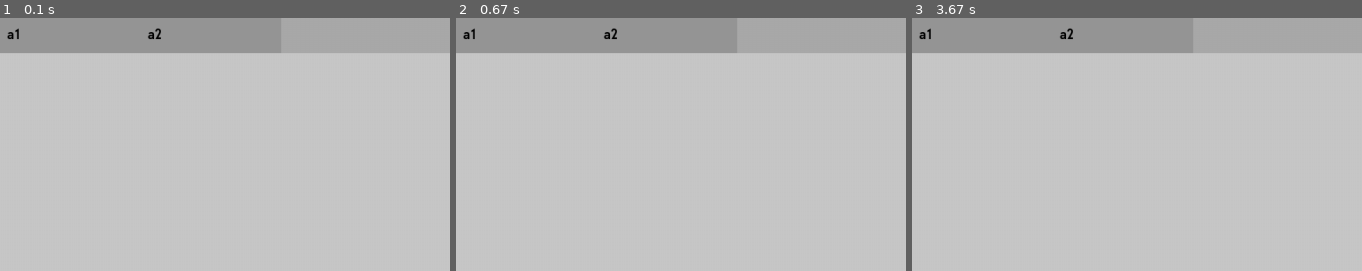
Above: before the commit, frames 1-3 (left to right).
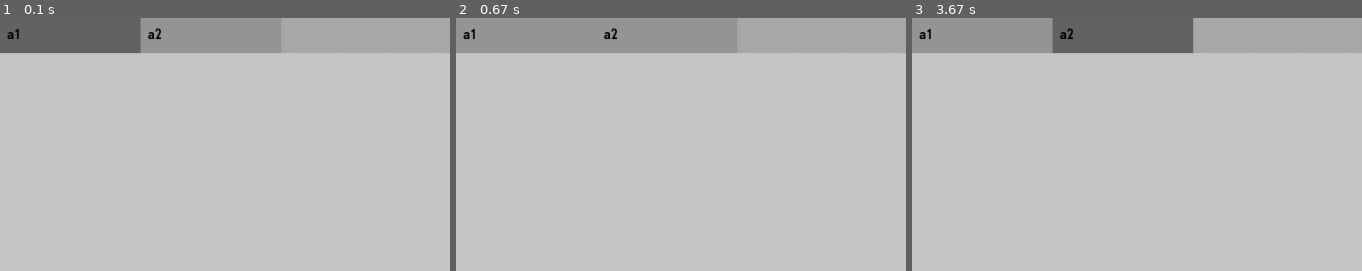
Above: after the commit, the same moments.

Repository: ExtraMobs/PyScratch
Game: pygame game, started from main.py
Same seed, same stepped clock (60 frames per second), same inputs: the game is played once before the commit and once after it.
Inputs (mouse positions are % of the whole screen's width and height, from its top left):
- Up to frame 1 (0.1 s): no input
- Up to frame 2 (0.67 s): press the mouse at (23, 3) at 0.37 s; move the mouse to (21, 19) at 0.47 s; release the mouse at (19, 35) at 0.6 s
- Up to frame 3 (3.67 s): click (8, 3) at 0.72 s; press the mouse at (8, 10) at 1.03 s; move the mouse to (22, 20) at 1.13 s; release the mouse at (36, 29) at 1.27 s; click (8, 3) at 1.88 s; press the mouse at (23, 3) at 2.2 s; move the mouse to (56, 8) at 2.3 s; release the mouse at (88, 13) at 2.43 s; click (23, 3) at 3.55 s
The pictures show only the part of the screen within x 0-50%, y 0-50%; the shares and areas given below are measured in that part.

The runs differ from the first frame. In frame 1, 4.3% of the frame differs, in the area x 0-32%, y 0-14%; in frame 2, nothing differs; in frame 3, 4.3%.

Commit message:
'TreeNode' recursivo part 3
correção no tamanho do menubar

Diff:
--- a/gameengine/nodes/node.py
+++ b/gameengine/nodes/node.py
@@ -78,3 +78,7 @@
     def visible(self, value: bool) -> None:
         for child in self.children:
             child.active = value
+
+    @property
+    def rect(self):
+        return self.parent.rect
--- a/gameengine/resources/__init__.py
+++ b/gameengine/resources/__init__.py
@@ -1 +1,2 @@
-from gameengine.resources import files, fonts, global_var, scenes, sound, surface
+from gameengine.resources import (files, fonts, global_var, scenes, sound,
+                                  surface)
--- a/menubar.py
+++ b/menubar.py
@@ -1,3 +1,5 @@
+from inspect import isfunction
+
 import pygame
 
 from gameengine import resources
@@ -18,16 +20,50 @@
     surface_idle = None
     surface_selected = None
 
+    function = None
+
     def __init__(self, data_to_display=None):
-        super().__init__(resources.surface.new((1, 1)))
+        super().__init__(
+            resources.surface.new((self.DEFAULT_WIDTH, self.DEFAULT_HEIGHT))
+        )
         self.text = str(data_to_display)
 
         self.prepare_surface()
 
+    @property
+    def selected(self):
+        return self.surface is self.surface_selected
+
+    @property
+    def idle(self):
+        return self.surface is self.surface_idle
+
+    def set_active_children(self, state: bool):
+        for child in self.children:
+            child.active = state
+
+    def set_visible_children(self, state: bool):
+        for child in self.children:
+            child.visible = state
+
+    def update(self):
+        super().update()
+
+        if self.rect.collidepoint(self.program.devices.mouse.pos):
+            self.surface = self.surface_selected
+        elif self.selected:
+            self.surface = self.surface_idle
+
+        if self.selected:
+            self.set_visible_children(True)
+            self.set_visible_children(True)
+        elif self.idle:
+            self.set_visible_children(False)
+            self.set_visible_children(False)
+
     def prepare_surface(self):
         font = resources.fonts.get_from_file_buffer(20, "MonoFonto")
         surface_text = font.render(self.text, True, (0, 0, 0))
-        surface = resources.surface.new((self.DEFAULT_WIDTH, self.DEFAULT_HEIGHT))
 
         pretended_width = self.DEFAULT_WIDTH - 2 * self.PADING
         pretended_height = self.DEFAULT_HEIGHT - 2 * self.PADING
@@ -47,16 +83,23 @@
 
         blit_pos = (self.PADING, self.PADING)
 
-        self.surface_idle = surface.copy()
+        self.surface_idle = self.surface.copy()
         self.surface_idle.fill(self.COLORS["idle"])
         self.surface_idle.blit(surface_text, blit_pos)
 
-        self.surface_selected = surface.copy()
+        self.surface_selected = self.surface.copy()
         self.surface_selected.fill(self.COLORS["selected"])
         self.surface_selected.blit(surface_text, blit_pos)
 
         self.surface = self.surface_idle
-        self.rect = self.surface.get_rect()
+
+    def update_pos_recursively(self, last_opt=None):
+        if last_opt is None:
+            self.rect.y = 0
+        else:
+            self.rect.y = last_opt.rect.bottom
+        for child in self.children:
+            child.update_pos_recursively(self)
 
 
 class Tree(Node):
@@ -64,27 +107,31 @@
         super().__init__()
         self.set_children_from_nested_tree(nested_tree)
 
-    def set_children_from_nested_tree(self, nested_tree: dict, parent_option=None):
-        local_options = []
+    def set_children_from_nested_tree(
+        self, nested_tree: dict, parent_option=None, top_parent=None
+    ):
         for key, value in nested_tree.items():
-            local_options.append(new_option := Option(key))
+            new_option = Option(key)
             if parent_option is None:
                 self.add_children(new_option)
             else:
                 parent_option.add_children(new_option)
 
-            # if callable(value):
-        last_opt = None
-        for local_opt in local_options:
-            if parent_option is None:
-                if not last_opt is None:
-                    local_opt.rect.x = last_opt.rect.right
-                    local_opt.rect.y = last_opt.rect.y
-            else:
-                if not last_opt is None:
-                    local_opt.rect.x = last_opt.rect.x
-                    local_opt.rect.y = last_opt.rect.bottom
-            last_opt = local_opt
+            if isfunction(value):
+                new_option.function = value
+            elif type(value) is dict:
+                self.set_children_from_nested_tree(
+                    value, new_option, new_option if top_parent is None else top_parent
+                )
+
+        if parent_option is None:
+            last_child = None
+            for child in self.children:
+                if not last_child is None:
+                    child.rect.x = last_child.rect.right
+
+                child.update_pos_recursively()
+                last_child = child
 
 
 class MenuBar(GraphicNode):
@@ -93,10 +140,10 @@
     def __init__(self):
         width = self.program.window.width
 
-        super().__init__(resources.surface.new((width, Option.DEFAULT_HEIGHT)))
+        super().__init__(resources.surface.new(self.program.window.size))
+        self.surface_bar = resources.surface.new((width, Option.DEFAULT_HEIGHT))
 
-        self.surface.fill(self.COLOR)
-
+        self.surface_bar.fill(self.COLOR)
         self.add_children(
             Tree(
                 {
@@ -105,3 +152,8 @@
                 }
             )
         )
+
+    def draw(self):
+        self.surface.fill((0, 0, 0, 0))
+        self.surface.blit(self.surface_bar, (0, 0))
+        super().draw()
